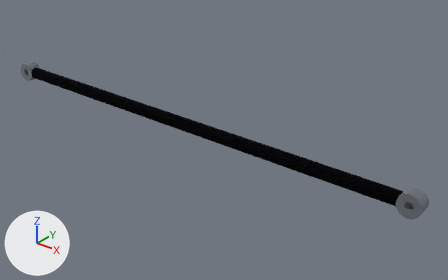
Two versions of the glTF model hardware/arm/cad/glb/rod.glb, one commit apart.
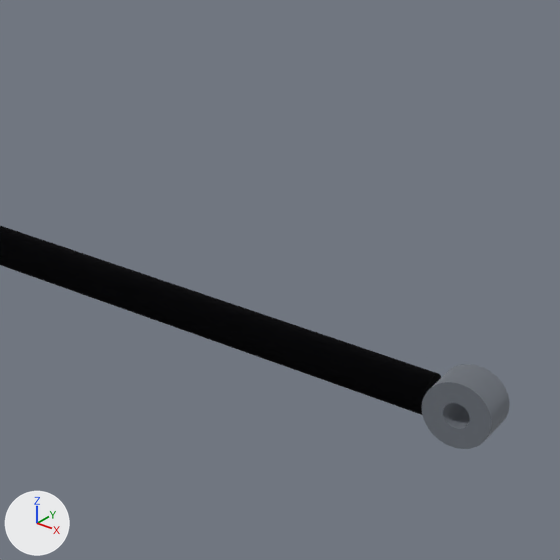
Each version is shown whole from a camera (50 mm lens) standing at (0.479, -0.326, 0.193) and looking at (0.215, 0.005, -0.012), then close up on the part from 53% to 100% of the width and 18% to 93% of the height. The lights are fixed; the arrows at lower left show +X, +Y and +Z. The first two pictures are the older version. Where no turn or scale is listed for an object, it has been applied to the vertices. Vertices at exactly the same position are counted once.

Names of what the first close-up shows: 'carbon rod', 'rod end.001'.
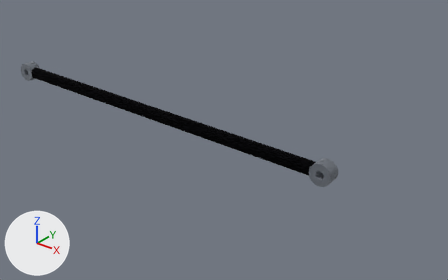
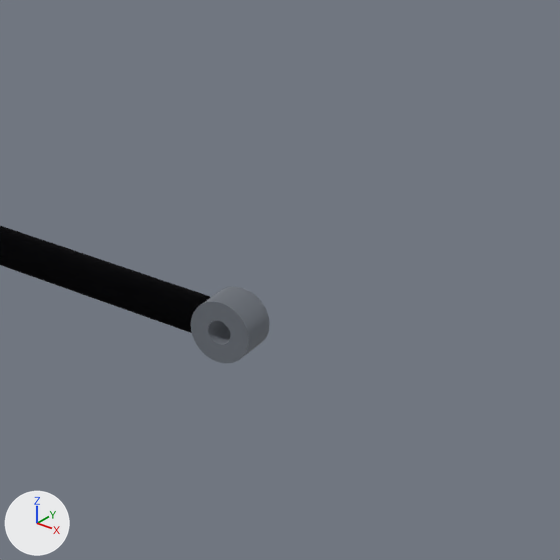
Boxes (x1, y1, x2, y2) around the edits, measured in the close-ups (560 x 560 px; the box of a moved part takes in the faces that stretch with it):
'carbon rod', reshaped
    before: (0, 226, 441, 415)
    after: (0, 226, 210, 333)
'rod end.001', moved
    before: (422, 364, 510, 449)
    after: (191, 287, 269, 363)
part 1 of me_carbon_rod, moved or reshaped
    before: (0, 226, 441, 414)
    after: (0, 226, 210, 332)

The change, as a diff of the scene's bpy script:
```diff
--- a/hardware/arm/cad/glb/rod.glb.py
+++ b/hardware/arm/cad/glb/rod.glb.py
@@ me_carbon_rod @@
 # used by ob_carbon_rod; location = (0.008, -0.012, 0.0)
-me_carbon_rod.from_pydata(...)  # 252 vertices, 500 faces; spans x 0.0..0.354, y -0.005..0.005, z -0.005..0.005
+me_carbon_rod.from_pydata(...)  # 254 vertices, 500 faces; spans x 0.0..0.294, y -0.005..0.005, z -0.005..0.005
+# me_carbon_rod part 1
+# 2 vertices are removed from x 0.354, y -0.002..0.0, z -0.005..0.004
+# 109 faces are deleted
+# 123 vertices in x 0.354, y -0.005..0.005, z -0.005..0.005 move by (-0.06, 0.0, 0.0)
+# 1 vertex moves from x 0.354, y -0.002, z 0.005 to x 0.294, y -0.002, z 0.004
+# 4 vertices are added at (0.294, 0.0, -0.005), (0.294, -0.002, 0.005), (0.294, 0.0, -0.005), (0.0, 0.0, -0.005)
+# 109 new faces join them
 me_carbon_rod.materials.append(mat_mat_0)
@@ me_rod_end_001 @@
 # used by ob_rod_end_001; location = (0.0, 0.0, 0.0)
-me_rod_end_001.from_pydata(...)  # 504 vertices, 1008 faces; spans x 0.362..0.378, y -0.017..-0.007, z -0.008..0.008
+me_rod_end_001.from_pydata(...)  # 504 vertices, 1008 faces; spans x 0.302..0.318, y -0.017..-0.007, z -0.008..0.008
+# me_rod_end_001 part 2: the whole mesh is moved by (-0.06, 0.0, 0.0)
 me_rod_end_001.materials.append(mat_mat_1)
```
